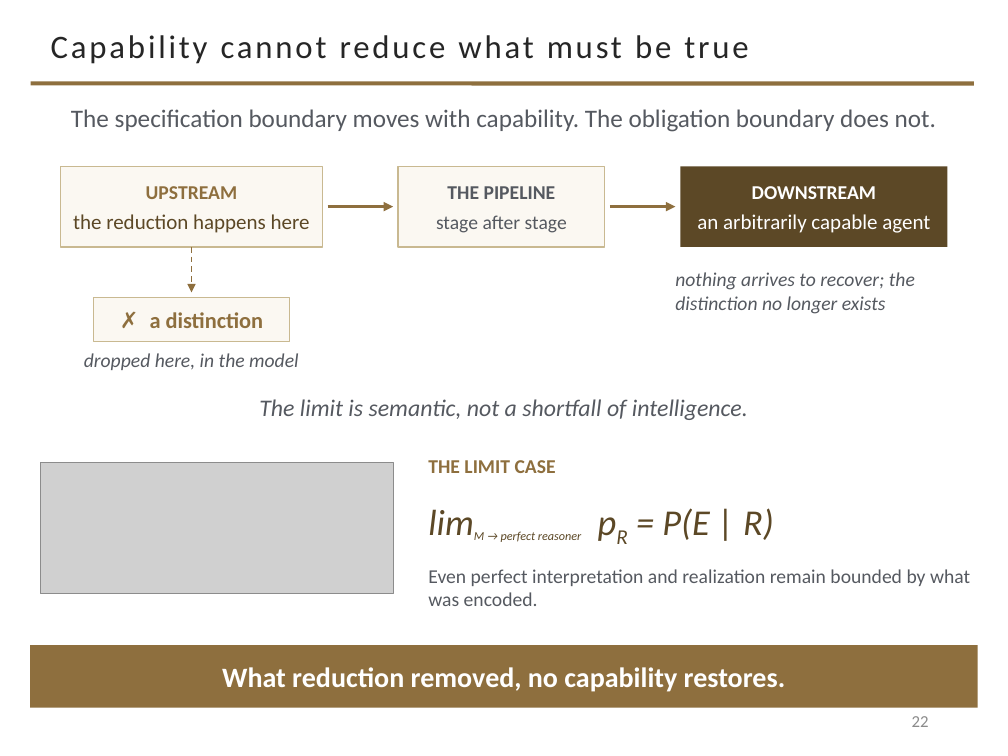
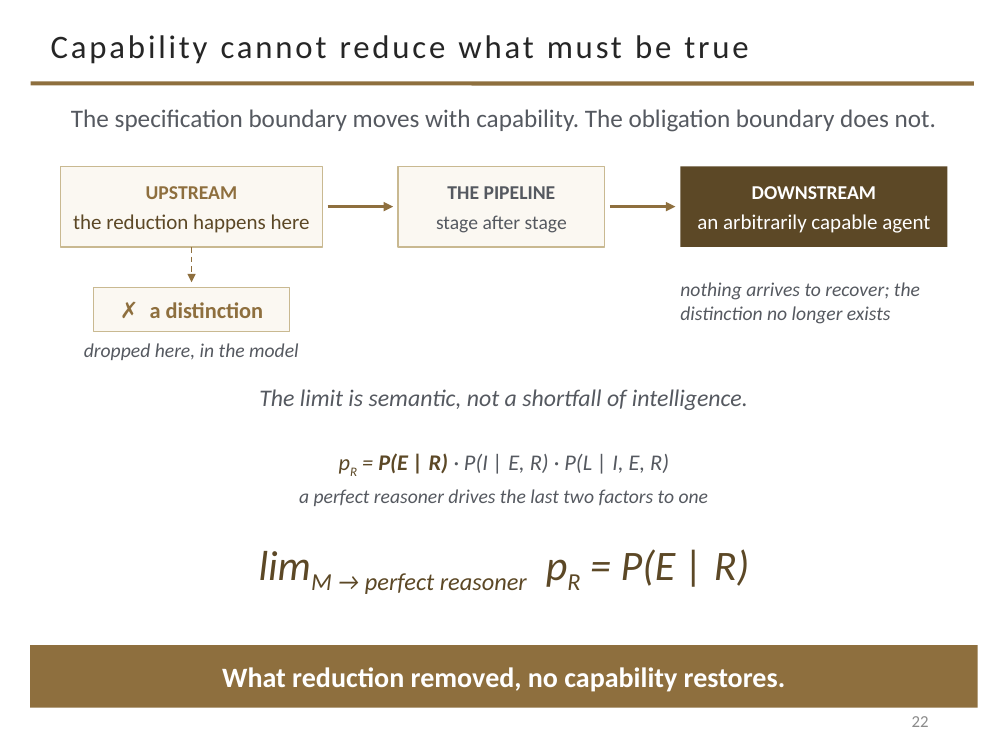
Before and after one commit to davisjam/model-based-agentic-software-engineering, a slide deck: slide 22 of course/lectures/act-2-delegation-and-control/02-modeling/2-2-Modeling-1-Purposeful-Reduction.pptx. Drawn at 1008x756 pixels with LibreOffice and Linux fonts; fonts in the diff are those of the drawing; grey boxes stand for pictures; background and template pictures are left out. Boxes give left, top, right and bottom in pixels: in the first picture for what was removed or moved away, otherwise in the second. Text is boxed around its words. In the diff, an @@ line names an element or a change of style, - is before the commit and + after.

```diff
--- a/course/lectures/act-2-delegation-and-control/02-modeling/2-2-Modeling-1-Purposeful-Reduction.pptx
+++ b/course/lectures/act-2-delegation-and-control/02-modeling/2-2-Modeling-1-Purposeful-Reduction.pptx
@@ arrow moved from (192, 247) - (192, 292) to (192, 247) - (192, 282) @@
@@ text "nothing arrives to recover; the ...": place and size @@
-text "nothing arrives to recover; the ..." at bbox=[675, 272, 915, 314]
+text "nothing arrives to recover; the ..." at bbox=[680, 282, 920, 324]
@@ 2 texts, 1 rectangle: place and size @@
-2 texts, 1 rectangle at bbox=[84, 297, 748, 420]
+2 texts, 1 rectangle at bbox=[84, 287, 748, 410]
@@ picture removed at bbox=[40, 463, 393, 594] @@
@@ text added at bbox=[378, 453, 669, 473], 16 pt, text #555960, italic @@
+pR = P(E | R) · P(I | E, R) · P(L | I, E, R)
@@ text at bbox=[299, 489, 709, 506]: text changed; text colour #8E6F3E to #555960; bold off; italic on @@
-THE LIMIT CASE
+a perfect reasoner drives the last two factors to one
@@ text "limM → perfect reasoner pR ...": place and size @@
-text "limM → perfect reasoner pR ..." at bbox=[501, 508, 774, 542]
+text "limM → perfect reasoner pR ..." at bbox=[365, 549, 749, 594]
@@ text "limM → perfect reasoner pR ..." at bbox=[365, 549, 749, 594]: size 26 to 30 pt in "limM pR = P(E | R)"; size 15 to 30 pt in "limM → perfect reasoner"; alignment left to centre @@
@@ text removed at bbox=[428, 569, 970, 606] @@
-Even perfect interpretation and realization remain bounded by what was encoded.
```
Also in this commit, not shown: 1 other slide changed.
